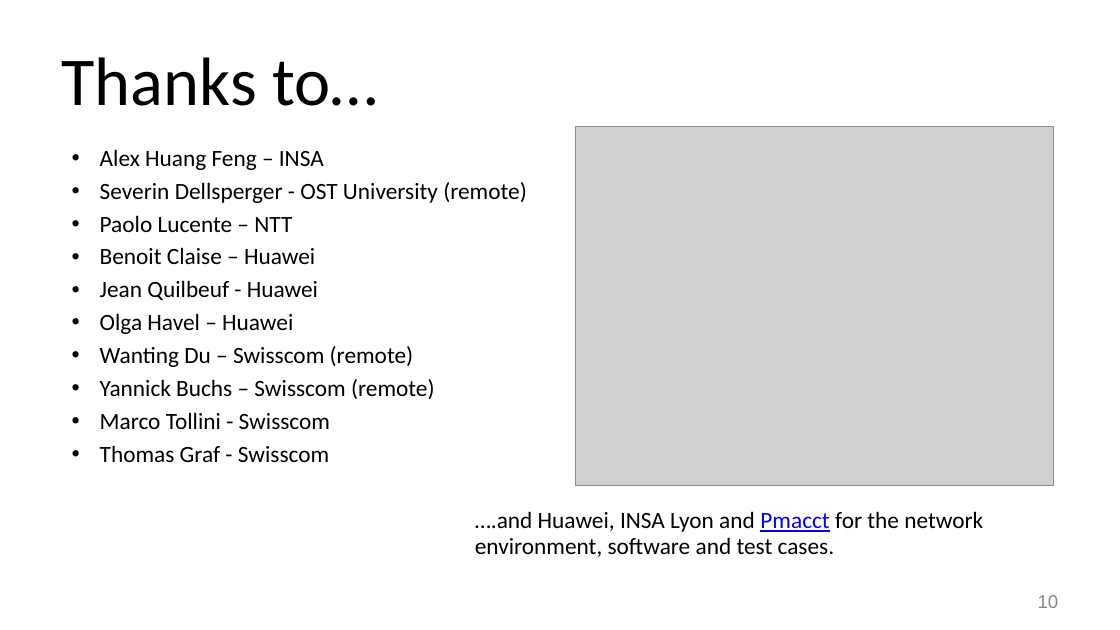
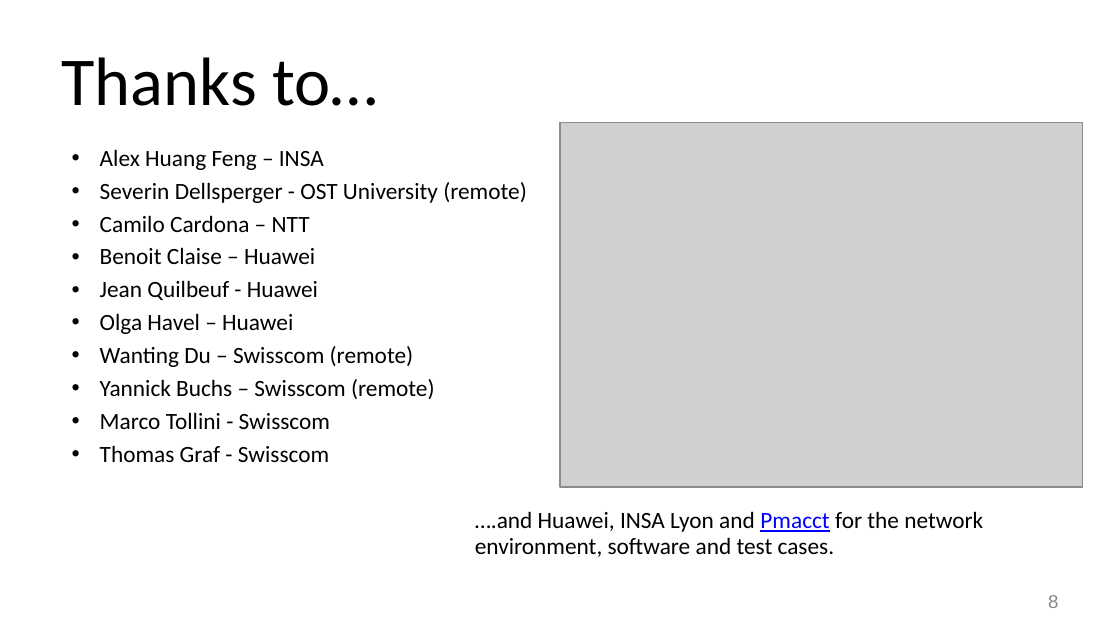
Before and after one commit to network-analytics/draft-ietf-opsawg-ipfix-on-path-telemetry, a slide deck: slide 8 of ietf-116-hackathon-srv6-on-path-delay-anomaly-detection.pptx (slide 10 before the commit). Drawn at 1120x630 pixels with LibreOffice and Linux fonts; fonts in the diff are those of the drawing; grey boxes stand for pictures. Boxes give left, top, right and bottom in pixels: in the first picture for what was removed or moved away, otherwise in the second. Text is boxed around its words. In the diff, an @@ line names an element or a change of style, - is before the commit and + after.

```diff
--- a/ietf-116-hackathon-srv6-on-path-delay-anomaly-detection.pptx
+++ b/ietf-116-hackathon-srv6-on-path-delay-anomaly-detection.pptx
@@ picture at box(560, 122, 1082, 487): rotation 180 to 0 degrees @@
@@ text at box(100, 215, 310, 232): text changed @@
-• Paolo Lucente – NTT
+• Camilo Cardona – NTT
@@ page number at box(1048, 595, 1058, 608): text changed @@
-10
+8
```
Also in this commit, not shown: 3 other slides changed, 2 slides removed, 1 other file.
